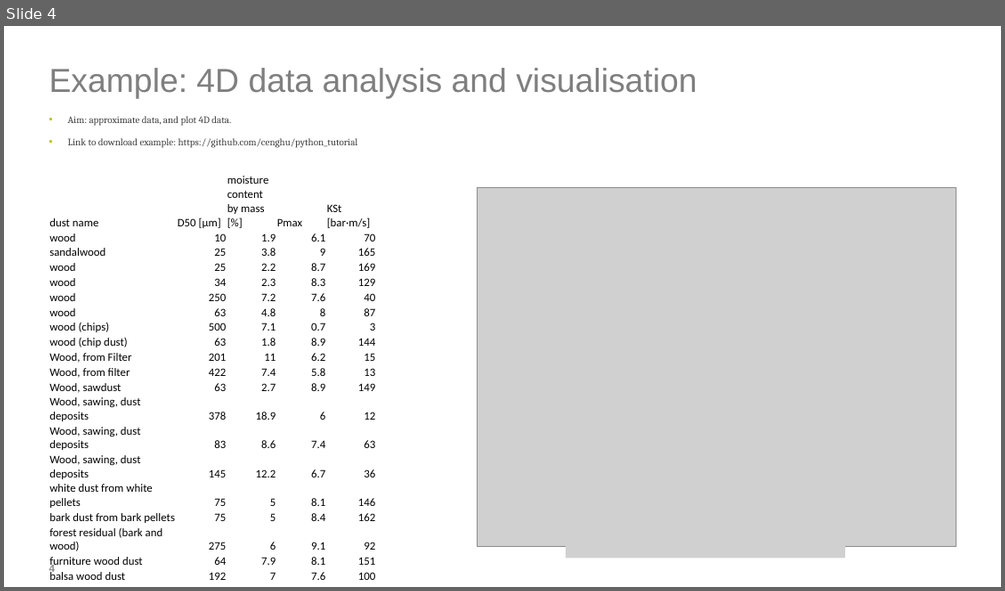
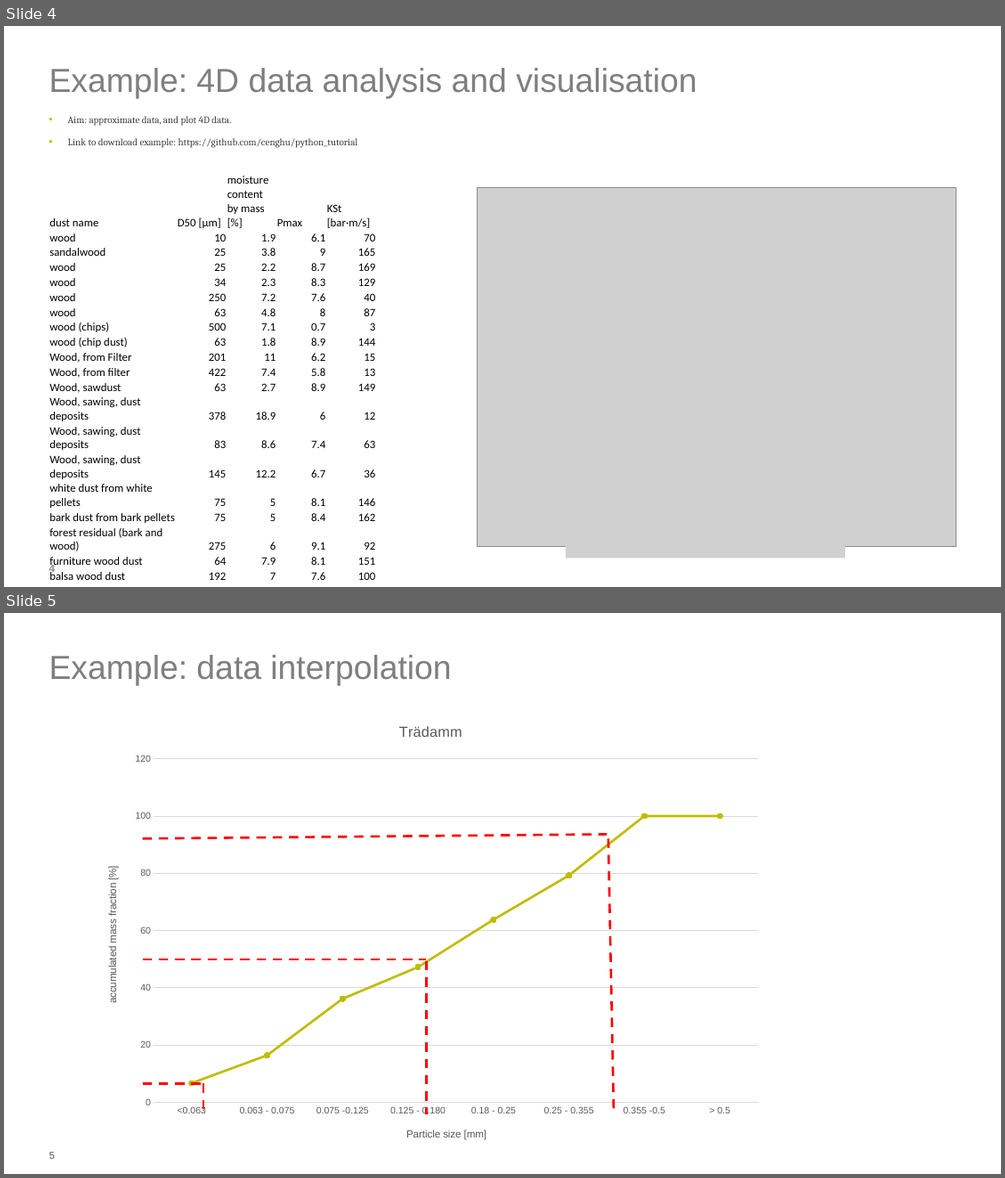
Before and after one commit to cenghu/python_tutorial, a slide deck: python_tutorial.pptx. Shown one above the other, each under a label of ours: slide 4 before the commit, slides 4 and 5 after it. The pictures are 1005x591 and 1005x1178 pixels, drawn with LibreOffice and Linux fonts; fonts in the diff are those of the drawing; grey boxes stand for pictures; background and template pictures are left out. Boxes give left, top, right and bottom in pixels: in the first picture for what was removed or moved away, otherwise in the second. Text is boxed around its words. In the diff, an @@ line names an element or a change of style, - is before the commit and + after.

```diff
--- a/python_tutorial.pptx
+++ b/python_tutorial.pptx
@@ slide 5 added at box(4, 613, 1001, 1174), background #FFFFFF @@
@@ title added at box(49, 655, 451, 686), 32 pt, text #7F7F7F @@
+Example: data interpolation
@@ line chart added at box(90, 706, 771, 1156) @@
+title "Trädamm "
+categories: <0.063, 0.063 - 0.075, 0.075 -0.125, 0.125 - 0.180, 0.18 - 0.25, 0.25 - 0.355, 0.355 -0.5, > 0.5
+Series 1: 7, 16, 36, 47, 64, 79, 100, 100
@@ line added from (142, 839) to (607, 835), #FF0000 2.25 pt dashed @@
@@ line added from (608, 839) to (614, 1114), #FF0000 2.25 pt dashed @@
@@ line added from (142, 959) to (427, 959), #FF0000 2.25 pt dashed @@
@@ line added from (427, 961) to (427, 1114), #FF0000 2.25 pt dashed @@
@@ line added from (142, 1083) to (203, 1083), #FF0000 2.25 pt dashed @@
@@ line added from (203, 1083) to (203, 1114), #FF0000 2.25 pt dashed @@
@@ page number added at box(49, 1151, 55, 1159), 10 pt, text #8C8C8C, bold @@
+5
```
Also in this commit, not shown: 2 slides changed, 8 other files.
